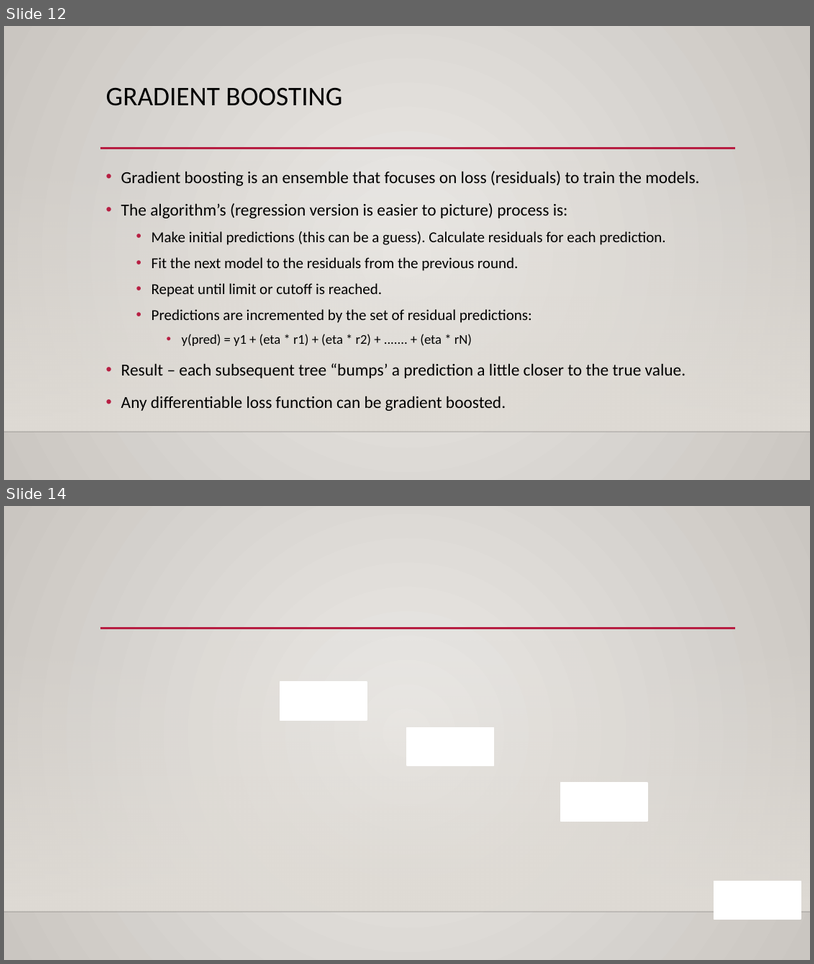
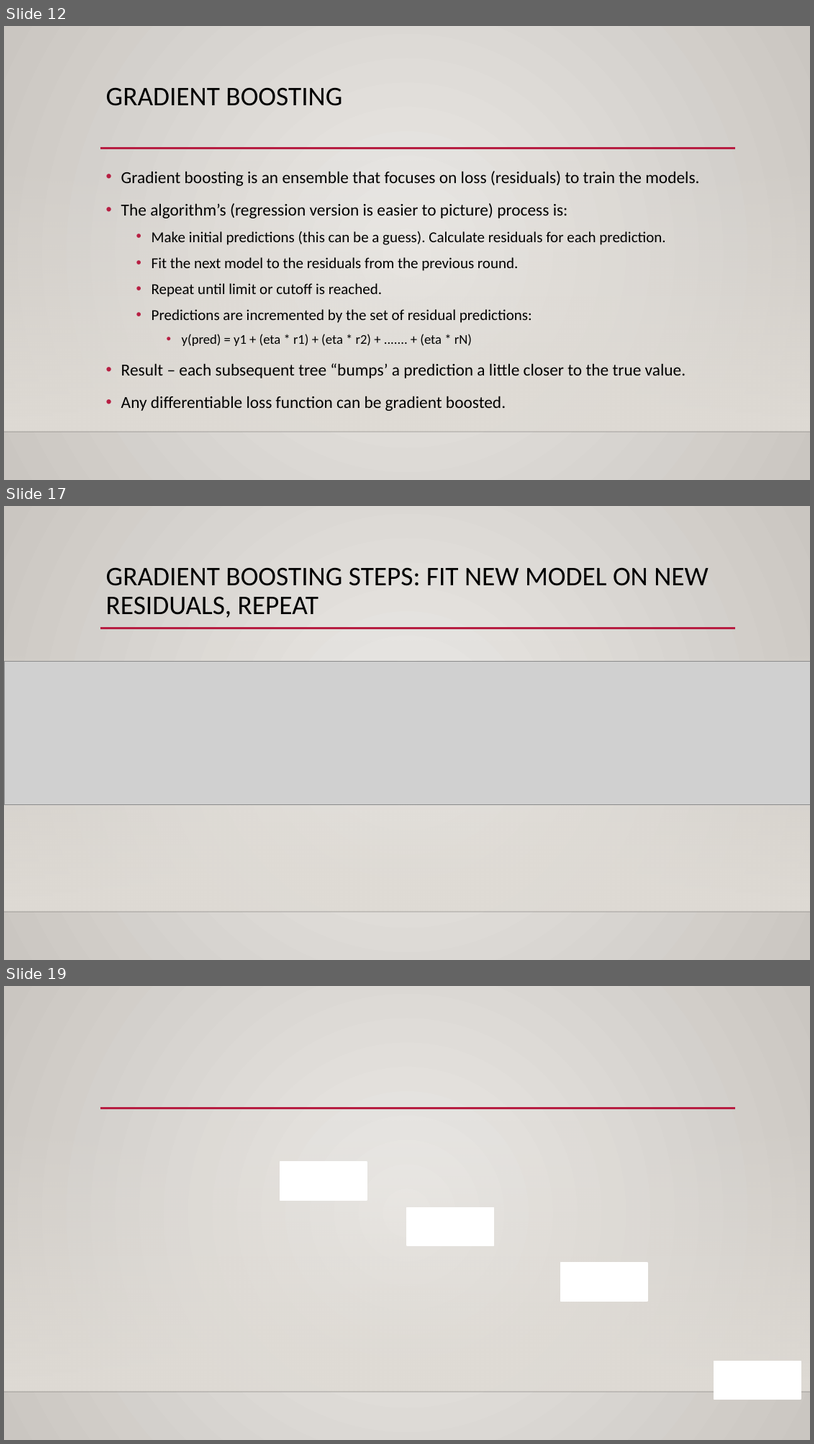
Before and after one commit to allyryry/3950_Workbooks, a slide deck: reference_content/Slides/boosting.pptx. Shown one above the other, each under a label of ours: slides 12 and 14 before the commit, slides 12, 17 and 19 after it; the slides between them are not shown. The pictures are 814x964 and 814x1444 pixels, drawn with LibreOffice and Linux fonts; fonts in the diff are those of the drawing; grey boxes stand for pictures; background and template pictures are left out. Boxes give left, top, right and bottom in pixels: in the first picture for what was removed or moved away, otherwise in the second. Text is boxed around its words. In the diff, an @@ line names an element or a change of style, - is before the commit and + after.

```diff
--- a/reference_content/Slides/boosting.pptx
+++ b/reference_content/Slides/boosting.pptx
@@ slide 17 added at (4, 506, 810, 960), background gradient #ECEAE7 to #CAC7C1; not listed: 3 template elements that a slide beside it also shows @@
@@ title added at (106, 567, 709, 618), 32 pt, text #000000 @@
+GRADIENT BOOSTING STEPS: FIT NEW MODEL ON NEW RESIDUALS, REPEAT
@@ picture added at (4, 661, 810, 804) @@
@@ what was slide 14 is now slide 19 @@
```
Also in this commit, not shown: 4 slides changed, 4 other slides added.
